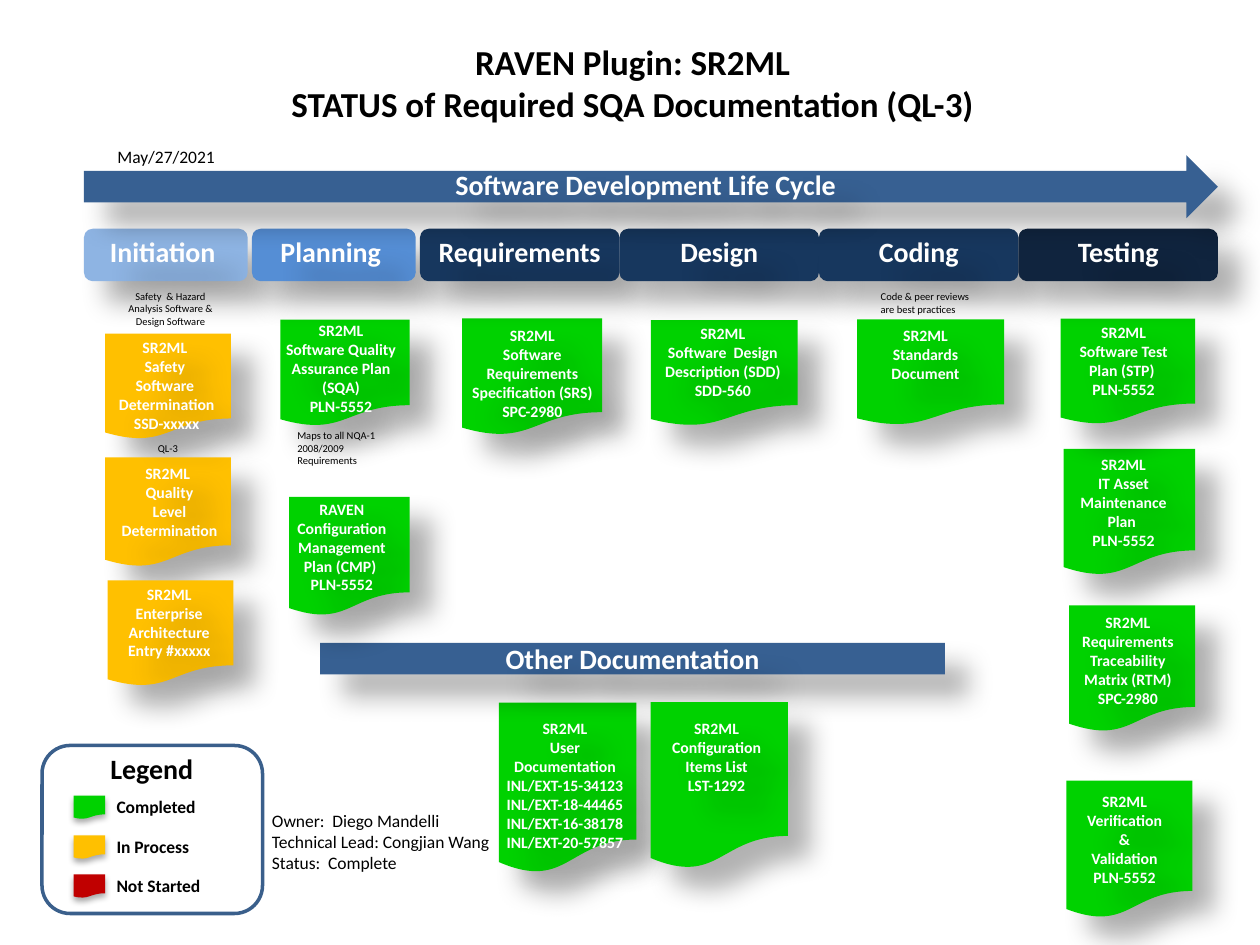
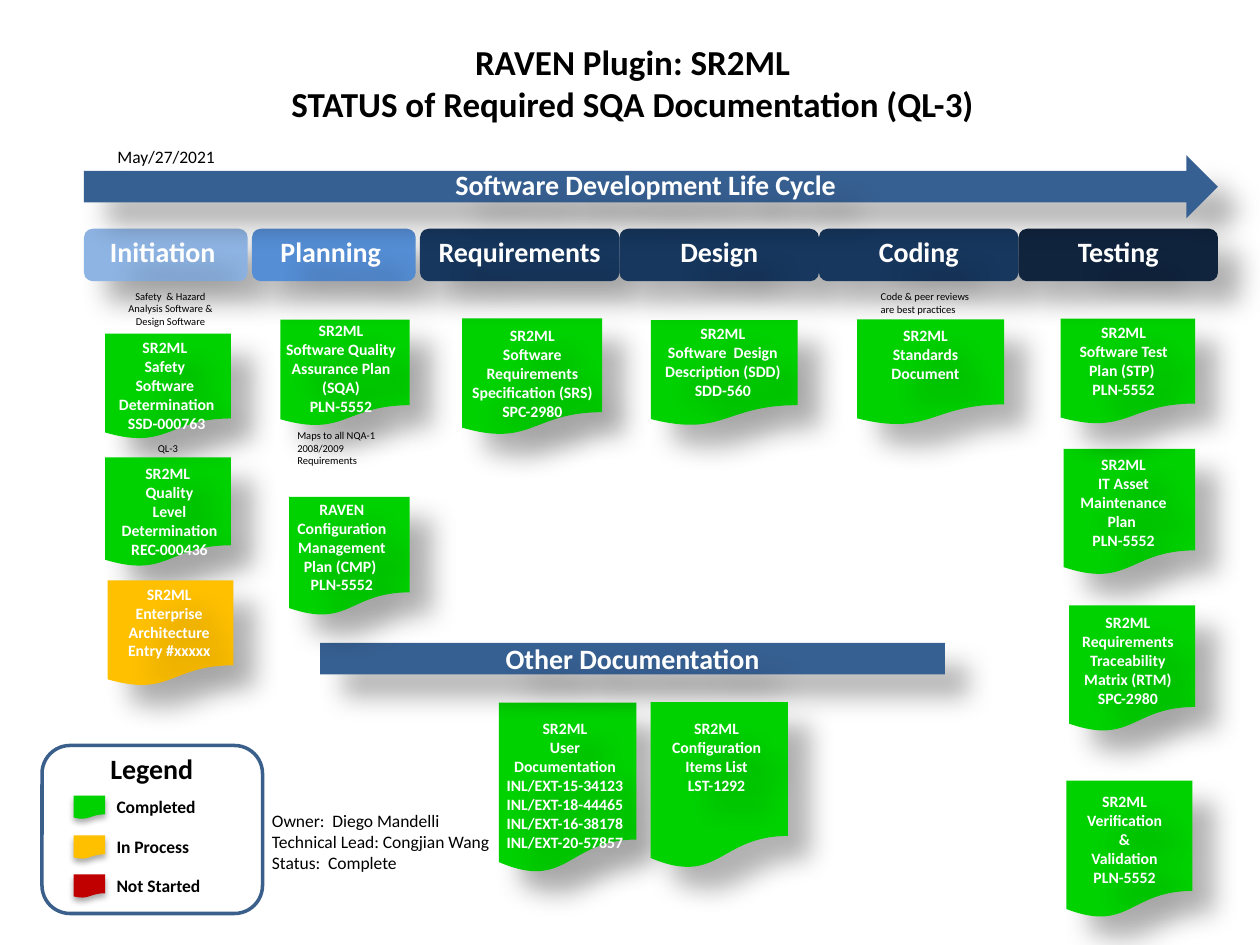
Before and after one commit to idaholab/SR2ML, a slide deck: slide 1 of doc/sqa/SR2ML_SQA_Status_Dashboard.pptx. Drawn at 1260x945 pixels with LibreOffice and Linux fonts; fonts in the diff are those of the drawing. Boxes give left, top, right and bottom in pixels: in the first picture for what was removed or moved away, otherwise in the second. Text is boxed around its words. In the diff, an @@ line names an element or a change of style, - is before the commit and + after.

Commit message:
update SQA document ID

```diff
--- a/doc/sqa/SR2ML_SQA_Status_Dashboard.pptx
+++ b/doc/sqa/SR2ML_SQA_Status_Dashboard.pptx
@@ flow chart document at [105,334,231,440]: fill #FFC000 to #00D200 @@
@@ text at [128,418,206,433]: text changed @@
-SSD-xxxxx
+SSD-000763
@@ flow chart document at [105,457,231,567]: fill #FFC000 to #00D200 @@
@@ text at [131,544,208,559]: paragraph added @@
+REC-000436
```
